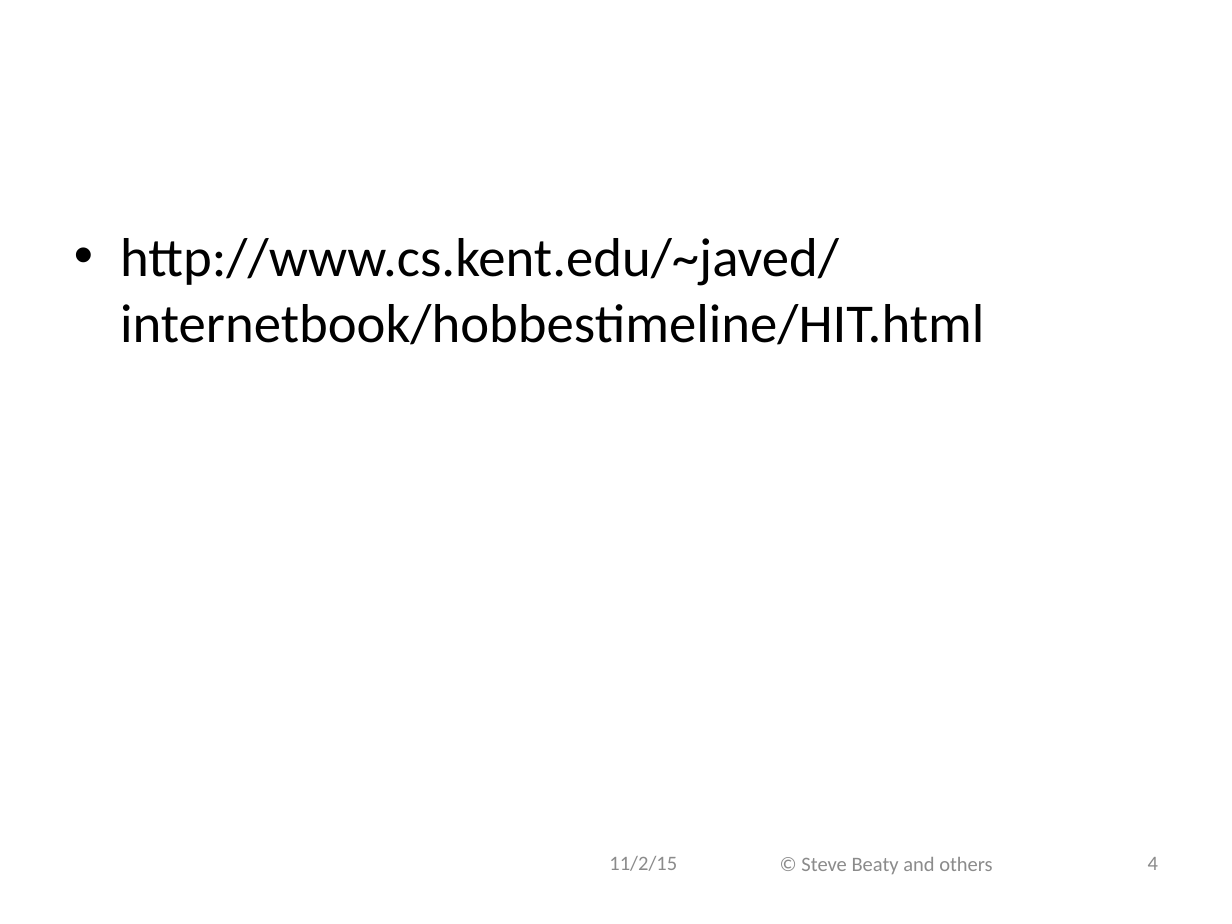
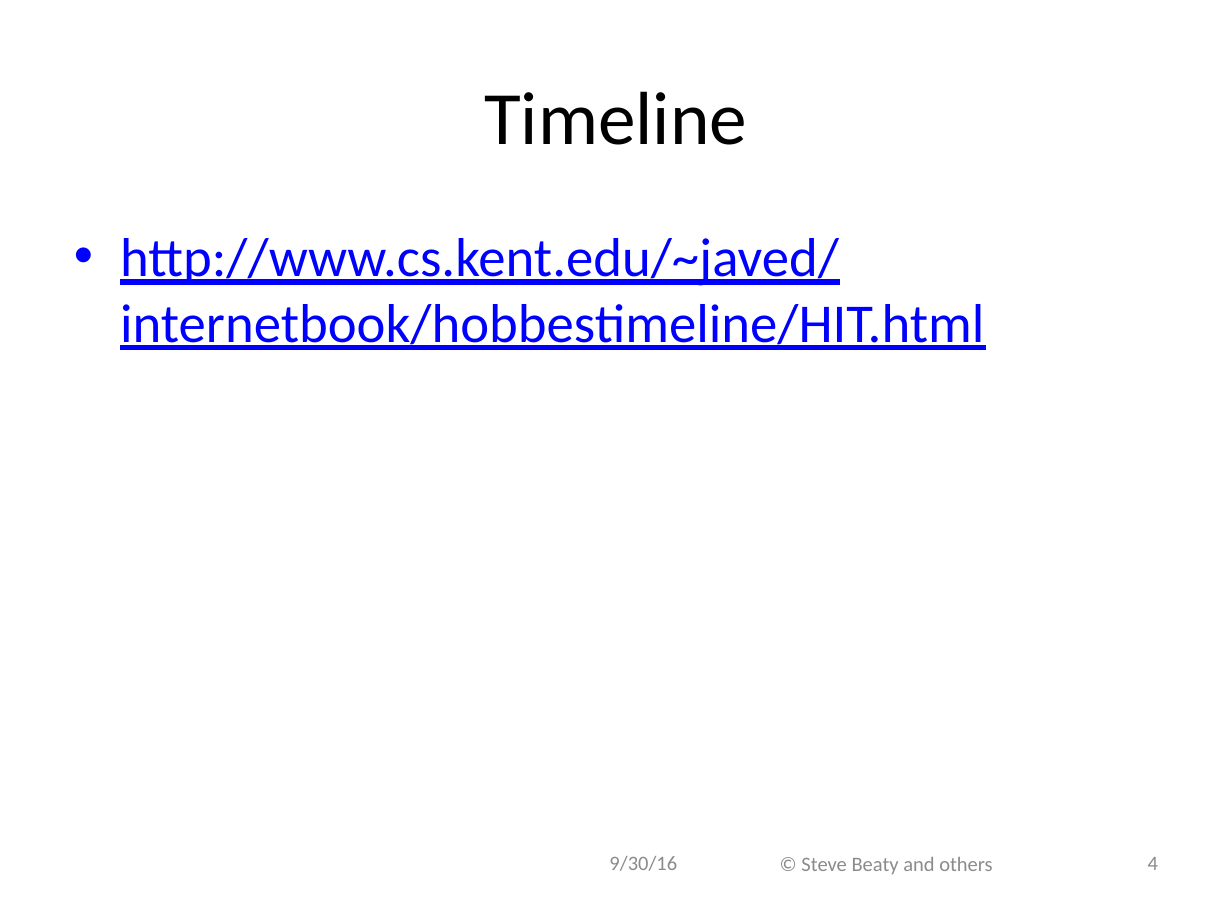
Before and after one commit to ivogeorg/cs1030, a slide deck: slide 4 of slides-steve/Chapter 12.pptx. Drawn at 1232x924 pixels with LibreOffice and Linux fonts; fonts in the diff are those of the drawing; background and template pictures are left out. Boxes give left, top, right and bottom in pixels: in the first picture for what was removed or moved away, otherwise in the second. Text is boxed around its words. In the diff, an @@ line names an element or a change of style, - is before the commit and + after.

```diff
--- a/slides-steve/Chapter 12.pptx
+++ b/slides-steve/Chapter 12.pptx
@@ title added at [484, 91, 747, 145], 44 pt, text #000000 @@
+Timeline
@@ text "http://www.cs.kent.edu/~javed/internetbook/hobbestimeline/HI ..." at [120, 238, 984, 350]: text colour #000000 to #0000FF, underline on @@
@@ text at [609, 856, 677, 871]: text changed @@
-11/2/15
+9/30/16
```
Also in this commit, not shown: 53 other slides changed, 2 other files.
